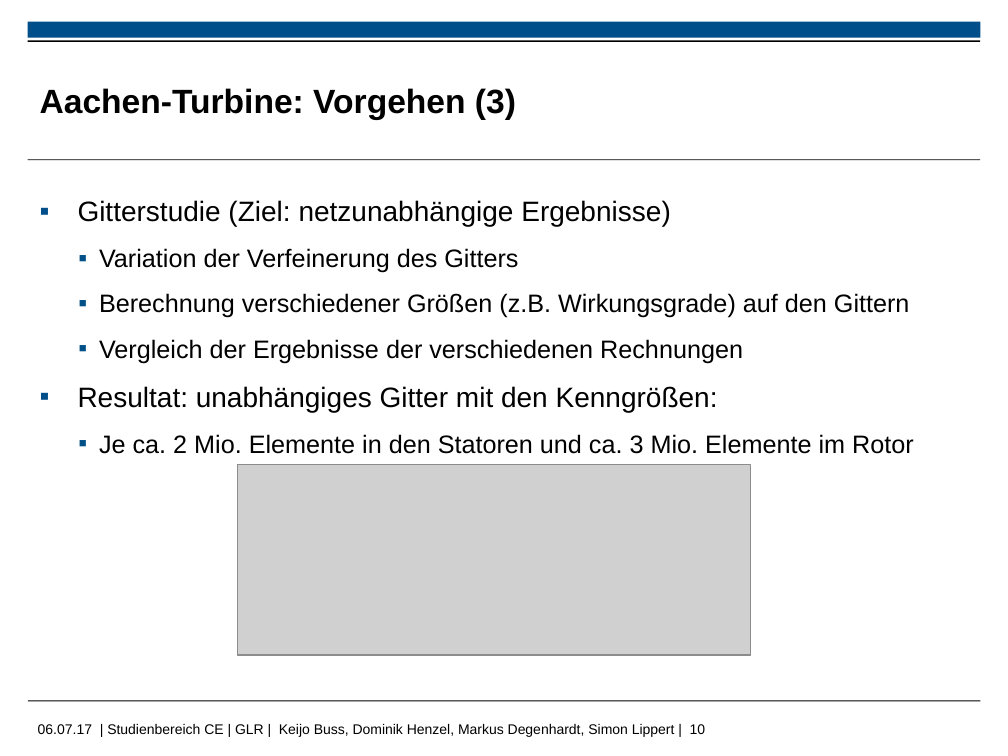
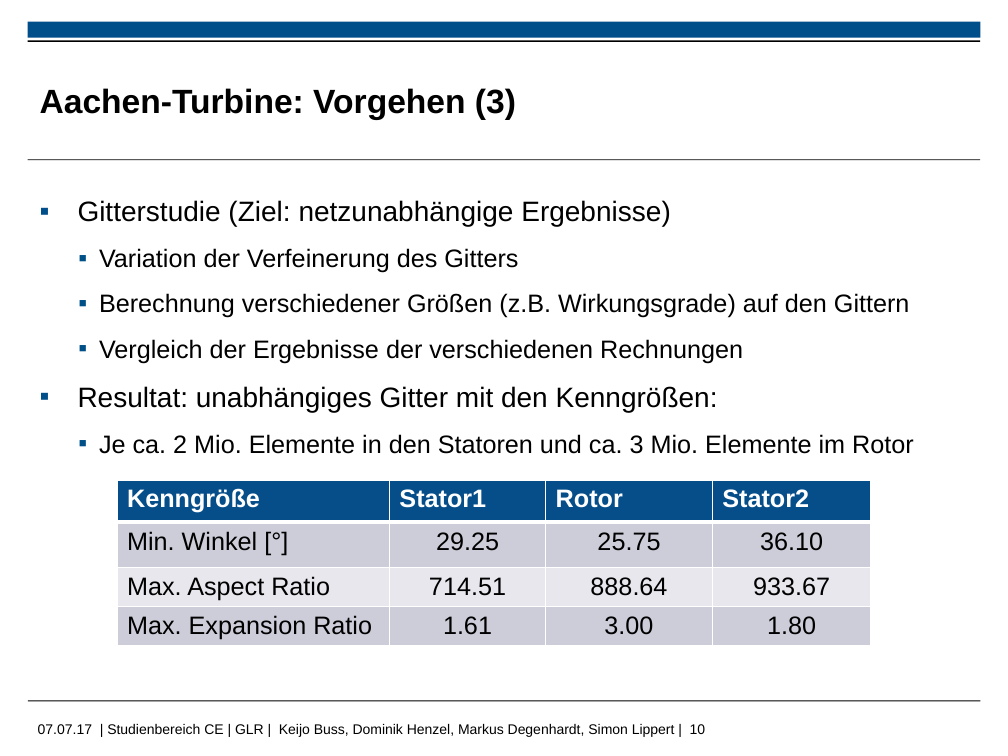
Before and after one commit to MDegenhardt/AusarbeitungADP, a slide deck: slide 10 of Präsentation/Abschluss_Präsentation_Markus.pptx. Drawn at 1008x756 pixels with LibreOffice and Linux fonts; fonts in the diff are those of the drawing; grey boxes stand for pictures; background and template pictures are left out. Boxes give left, top, right and bottom in pixels: in the first picture for what was removed or moved away, otherwise in the second. Text is boxed around its words. In the diff, an @@ line names an element or a change of style, - is before the commit and + after.

Commit message:
tabelle gefixt

```diff
--- a/Präsentation/Abschluss_Präsentation_Markus.pptx
+++ b/Präsentation/Abschluss_Präsentation_Markus.pptx
@@ picture removed at <box>238,465,750,655</box> @@
@@ table added at <box>117,480,870,648</box>, 4 rows, 4 columns @@
+Kenngröße | Stator1 | Rotor | Stator2
+Min. Winkel [°] | 29.25 | 25.75 | 36.10
+Max. Aspect Ratio | 714.51 | 888.64 | 933.67
+Max. Expansion Ratio | 1.61 | 3.00 | 1.80
@@ text at <box>38,724,706,737</box>: text changed @@
-06.07.17 | Studienbereich CE | GLR | Keijo Buss, Dominik Henzel, Markus Degenhardt, Simon Lippert | 10
+07.07.17 | Studienbereich CE | GLR | Keijo Buss, Dominik Henzel, Markus Degenhardt, Simon Lippert | 10
```
